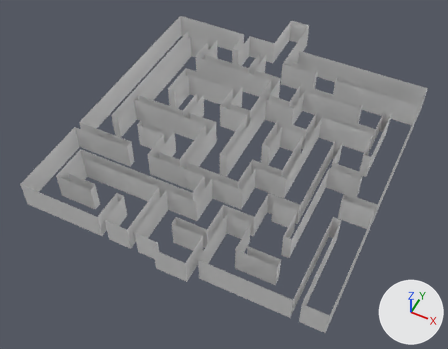
The FBX model Progetto_SVG/Assets/Assets/Models/Maze.fbx as it was, and as the next commit left it.
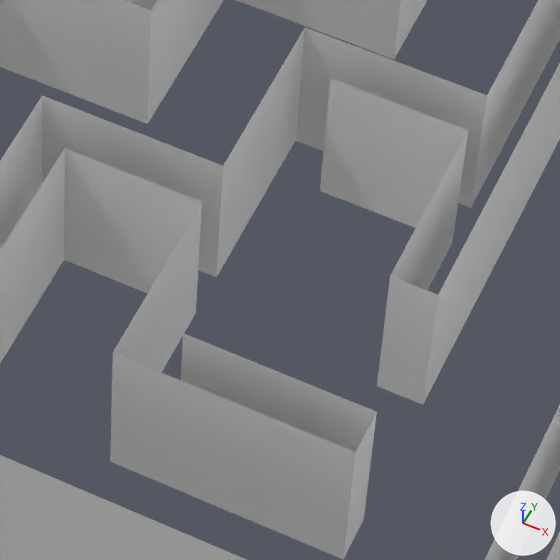
The first picture shows the older version from a 50 mm camera at (41.0, -89.3, 102.5) aimed at (-1.4, -4.4, -3.6). The close-ups show both versions on the part from 48% to 70% of the width and 54% to 82% of the height of that picture; other places that the commit changed are outside them. The axes (+X, +Y, +Z) are drawn at lower right. The lights are the same throughout. Where no turn or scale is listed for an object, it has been applied to the vertices.

In view in the first close-up: 'Maze'.
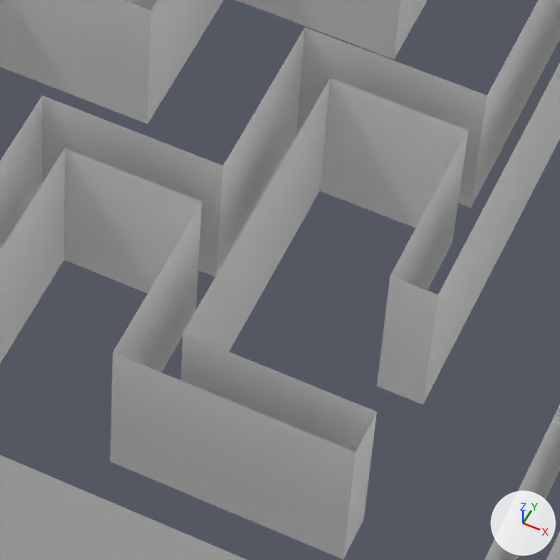
Edits to the bpy script that builds the scene:
```text
Change me_plane_007:
    used by ob_maze; location = (0.0, 0.0, 0.0)
    remove me_plane_007.from_pydata(...)  # 4070 vertices, 3252 faces; spans x -33.5..33.5, y -35.2..44.7, z 0.0..6.4
    add me_plane_007.from_pydata(...)  # 4100 vertices, 3280 faces; spans x -33.5..33.5, y -35.2..44.7, z 0.0..6.4
    me_plane_007 part 1
    5 new vertices lie (0.0, 1.7, 0.0) away from vertices in x 14.6, y -26.6, z 0.0..6.4
    5 new vertices lie (0.0, 1.7, 0.0) away from vertices in x 14.6, y -24.9, z 0.0..6.4
    5 new vertices lie (0.0, 1.7, 0.0) away from vertices in x 14.6, y -23.2, z 0.0..6.4
    5 new vertices lie (0.0, 1.8, 0.0) away from vertices in x 14.6, y -21.5, z 0.0..6.4
    5 new vertices lie (0.0, 1.7, 0.0) away from vertices in x 14.6, y -19.7, z 0.0..6.4
    5 new vertices lie (0.0, -1.7, 0.0) away from vertices in x 14.6, y -14.6, z 0.0..6.4
    28 new faces join them
```

Boxes (x1, y1, x2, y2) around the edits, measured in the close-ups (560 x 560 px):
part 1 of me_plane_007, added: after (183, 79, 330, 352)
